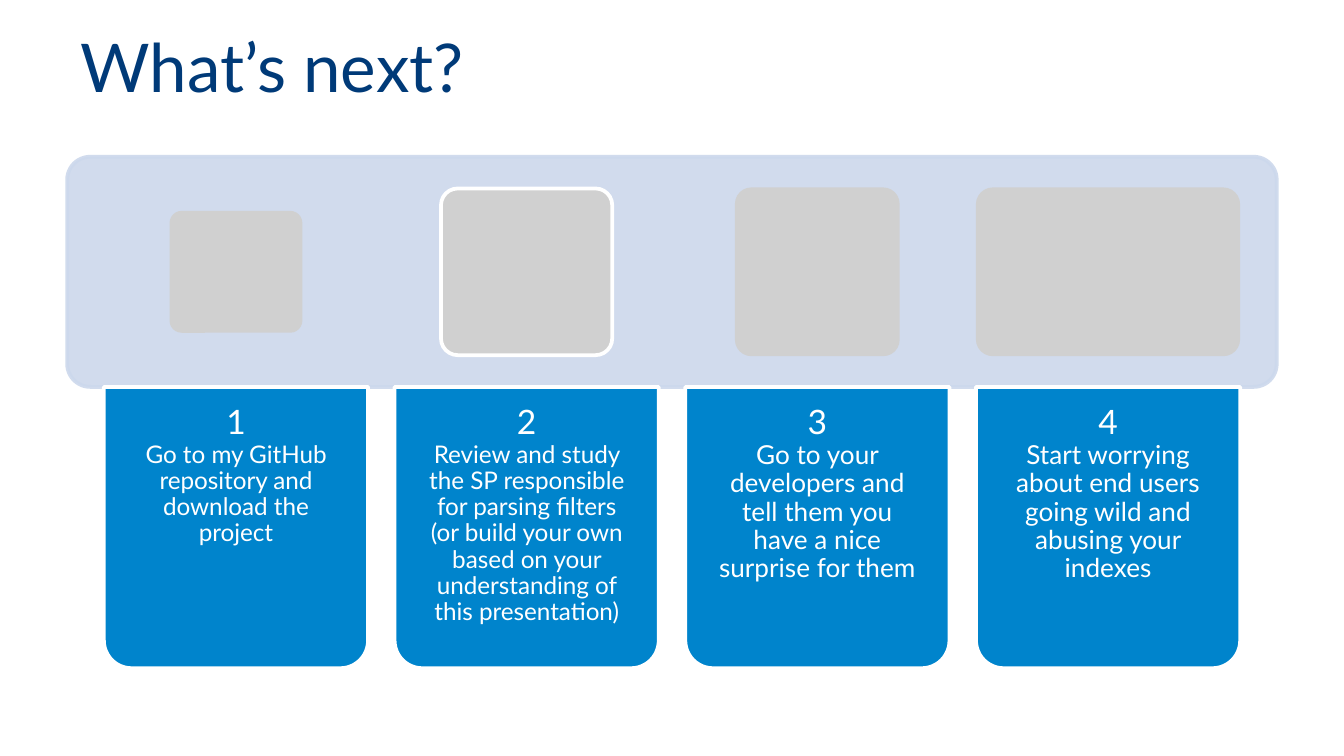
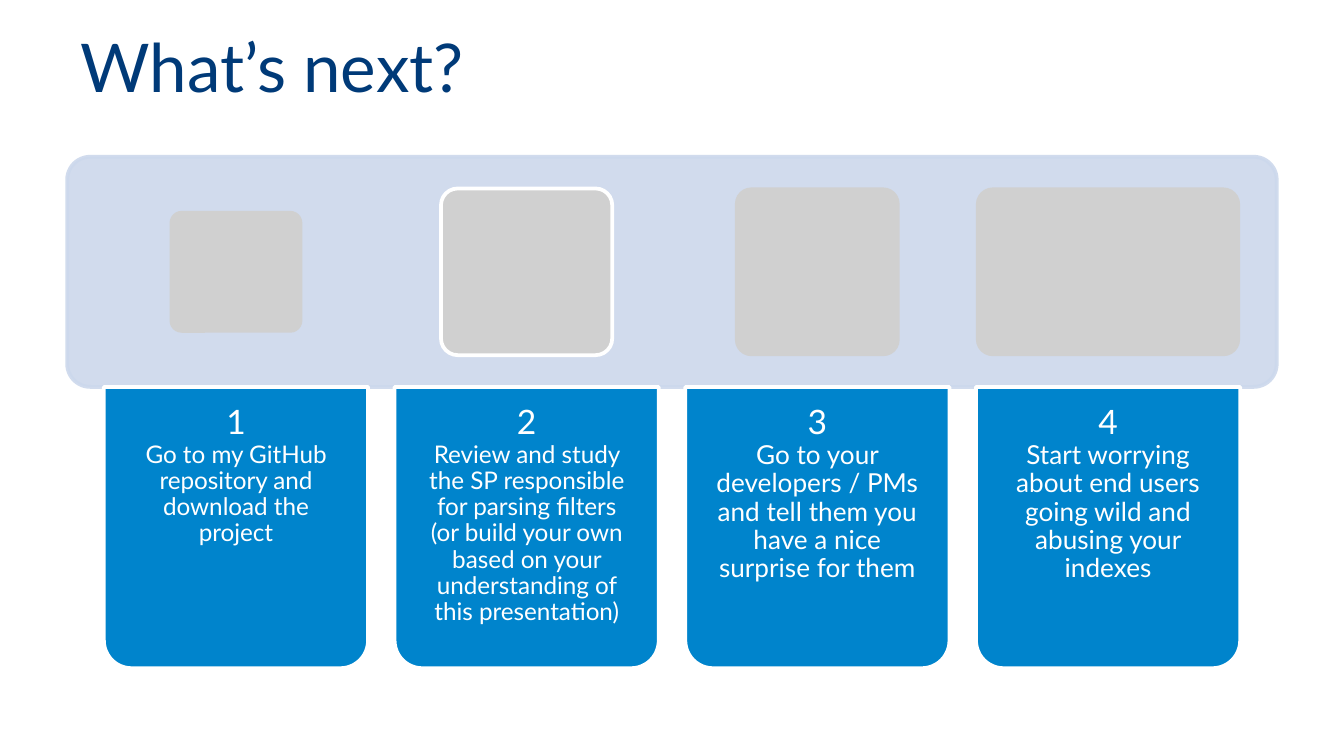
Before and after one commit to MadeiraData/DynamicFilters, a slide deck: slide 27 of DynamicFilters_Presentation_Eng.pptx (slide 26 before the commit). Drawn at 1344x756 pixels with LibreOffice and Linux fonts; fonts in the diff are those of the drawing; grey boxes stand for pictures; background and template pictures are left out. Boxes give left, top, right and bottom in pixels: in the first picture for what was removed or moved away, otherwise in the second. Text is boxed around its words. In the diff, an @@ line names an element or a change of style, - is before the commit and + after.

```diff
--- a/DynamicFilters_Presentation_Eng.pptx
+++ b/DynamicFilters_Presentation_Eng.pptx
@@ text at (716,409,918,582): text changed @@
-3
-Go to your developers and tell them you have a nice surprise for them
+3
+Go to your developers / PMs and tell them you have a nice surprise for them
```
Also in this commit, not shown: 9 other slides changed, 1 slide added.
